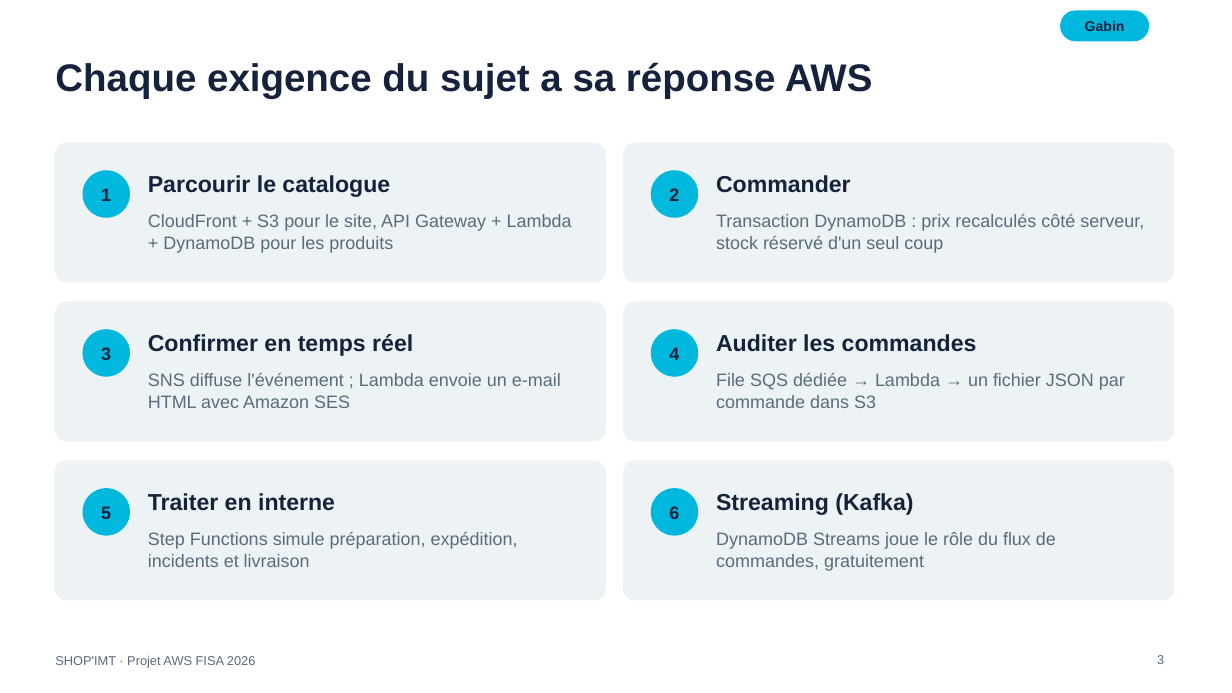
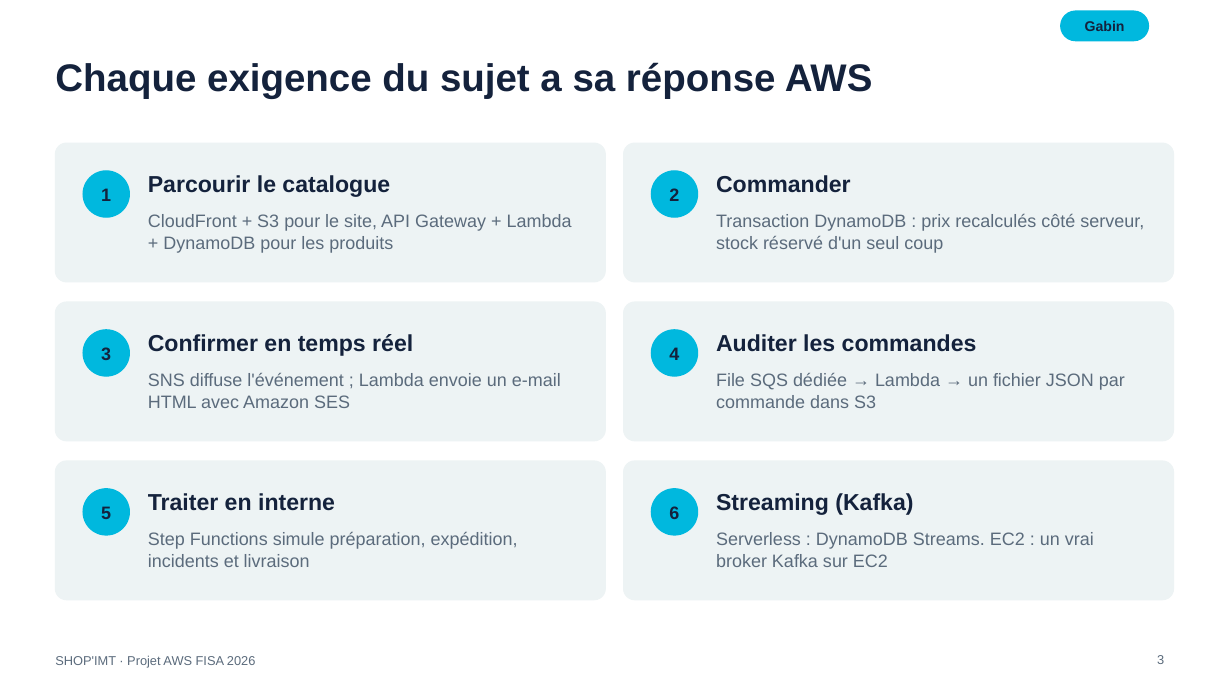
Before and after one commit to louizoom/shop-imt, a slide deck: slide 3 of docs/SHOP-IMT-presentation.pptx. Drawn at 1232x693 pixels with LibreOffice and Linux fonts; fonts in the diff are those of the drawing. Boxes give left, top, right and bottom in pixels: in the first picture for what was removed or moved away, otherwise in the second. Text is boxed around its words. In the diff, an @@ line names an element or a change of style, - is before the commit and + after.

```diff
--- a/docs/SHOP-IMT-presentation.pptx
+++ b/docs/SHOP-IMT-presentation.pptx
@@ text at (716, 532, 1094, 567): text changed @@
-DynamoDB Streams joue le rôle du flux de commandes, gratuitement
+Serverless : DynamoDB Streams. EC2 : un vrai broker Kafka sur EC2
```
Also in this commit, not shown: 3 other slides changed, 2 slides added, 33 other files.
